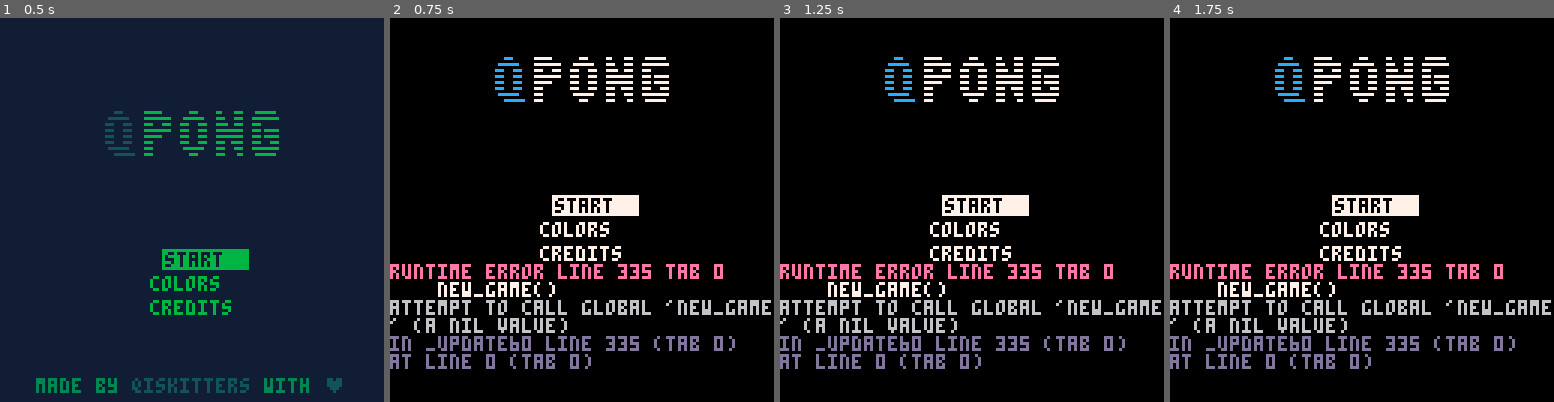
Above: before the commit, frames 1-4 (left to right).
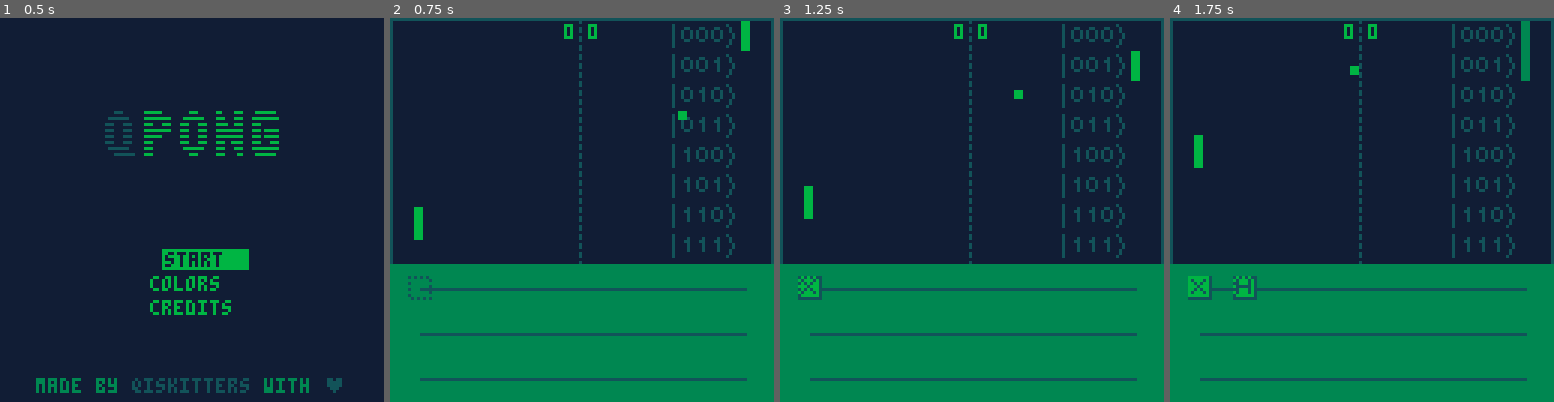
Above: after the commit, the same moments.

Repository: QPong/QPong-PICO-8
Game: PICO-8 cartridge qpong.p8
Same seed, same stepped clock (60 frames per second), same inputs: the game is played once before the commit and once after it.
Inputs:
- Up to frame 1 (0.5 s): tap X (X key) at 0.33 s
- Up to frame 2 (0.75 s): tap O (Z key) at 0.7 s
- Up to frame 3 (1.25 s): tap X (X key) at 1.07 s
- Up to frame 4 (1.75 s): hold Right from 1.6 s (still down); tap O (Z key) at 1.7 s

Frame 1 is identical in both runs. In frame 2, 100% of the frame differs, in the area x 0-100%, y 0-100%; in frame 3, 100%; in frame 4, 100%.
Error before the commit: runtime error line 335 tab 0; new_game(); attempt to call global 'new_game' (a nil value)

Commit message:
add authors and section names

Diff:
--- a/qpong.p8
+++ b/qpong.p8
@@ -4,11 +4,23 @@
 -- qpong
 -- by qiskiters
 
+----------------------------------------------------------------------
+-- QPong PICO-8 version
+-- Source code: https://github.com/HuangJunye/QPong-PICO-8
+-- Made during Qiskit Hackathon Taiwan
+-- Authors: Jian J-Lee, Lee Yi, Lee Yu-Chieh, Zuo Tso-Yen
+-- Coaches: Huang Junye, Leung Shek Lun
+
+-- Original QPong Python version
+-- Source code: https://github.com/HuangJunye/QPong
+-- Made during Qiskit Camp Flagship 2019
+-- Authors: Huang Junye, Jarrod Reilly, Anastasia Jeffery
+-- Coach: James Weaver
+----------------------------------------------------------------------
+
 -- math.p8
 -- This code is part of Qiskit.
---
 -- Copyright IBM 2020
-
 -- Custom math table for compatibility with the Pico8
 
 math = {}
@@ -32,9 +44,7 @@
 end
 
 -- MicroQiskit.lua
-
 -- This code is part of Qiskit.
---
 -- Copyright IBM 2020
 
 math.randomseed(os.time())
@@ -295,13 +305,15 @@
 
 end
 
+----------------------------------------------------------------------
 -- QPong
-
+----------------------------------------------------------------------
 scored = ""
 blink_timer = 0
 
+----------------
 -- init
-
+----------------
 function _init()
  pals={{7,0},{15,1},{6,5},
                {10,8},{7,3},{7,2}}
@@ -328,7 +340,9 @@
   end
 end
 
+----------------
 -- title
+----------------
 function update_title()
  update_cursor()
  if sub_mode==0 then
@@ -363,8 +377,9 @@
   print("\135", 4*27, 120, 8)
 end
 
+----------------
 -- game
-
+----------------
 function draw_game()
   cls()
   --court
@@ -585,6 +600,105 @@
   --ball movement
   ball.x += ball.dx
   ball.y += ball.dy
+end
+
+function new_game()
+    set_scene("game")
+    player_points = 0
+    com_points = 0
+
+    --variables
+    counter=0
+    player={
+        x = 117,
+        y = 63,
+        color = 7,
+        width = 2,
+        height = 10,
+        speed = 1
+    }
+    com={
+        x = 8,
+        y = 63,
+        color = 7,
+        width = 2,
+        height = 10,
+        speed = 0
+    }
+    gate_type={
+        x = 0,
+        y = 1,
+        z = 2,
+        h = 3
+    }
+    gate_seq={
+      I=1,
+      X=2,
+      Y=3,
+      Z=4,
+      H=5
+    }
+    gates={
+        {1,1,1,1,1,1,1,1},
+        {1,1,1,1,1,1,1,1},
+        {1,1,1,1,1,1,1,1}
+    }
+    -- Relative frequency of the measurement results
+    -- Obtained from simulator
+    probs = {1, 0, 0, 0, 0, 0, 0, 0}
+  --probs={0.5, 0.5, 0, 0, 0, 0, 0, 0}
+  --meas_probs={1, 0, 0, 0, 0, 0, 0, 0}
+
+    -- How many updates left does the paddle stays measured
+    measured_timer = 0
+
+    cursor = {
+        row=0,
+        column=0,
+        x=0,
+        y=0,
+        sprite=16
+    }
+    --sound
+    if scored=="player" then
+        sfx(3)
+    elseif scored=="com" then
+        sfx(4)
+    else
+        sfx(5)
+    end
+    --court
+    court={
+        left=0,
+        right=127,
+        top=0,
+        bottom=82,
+        edge=107, --when ball collide this line, measure the circuit
+        color=5
+    }
+    --court center line
+    dash_line={
+        x=63,
+        y=0,
+        length=1.5,
+        color=5
+    }
+    --circuit composer
+    composer={
+        left=0,
+        right=127,
+        top=82,
+        bottom=127,
+        color=6
+    }
+    qubit_line={
+        x=10,
+        y=90,
+        length=108,
+        separation=15,
+        color=5
+    }
+    new_round()
 end
 
 function new_round()
@@ -613,8 +727,9 @@
   end
 end
 
+----------------
 -- game over
-
+----------------
 function update_game_over()
   if btnp(4) then new_game() end
 end
@@ -653,8 +768,9 @@
   end
 end
 
+----------------
 -- credits
-
+----------------
 function update_credits()
   if btnp(4) then set_scene("title") end
 end
@@ -682,8 +798,9 @@
   print("qiskit", x-3, y+19, 6)
 end
 
--- qiskit
-
+----------------
+-- quantum circuits
+----------------
 function sim_cir()
     qc = QuantumCircuit()
     qc.set_registers(3,3)
@@ -745,8 +862,9 @@
     return idx
 end
 
+----------------
 -- menu
-
+----------------
 function lerp(startv,endv,per)
  return(startv+per*(endv-startv))
 end
@@ -813,8 +931,9 @@
  end
 end
 
+----------------
 -- color palette
-
+----------------
 function gb_palette()
   -- gameboy color palette
 
